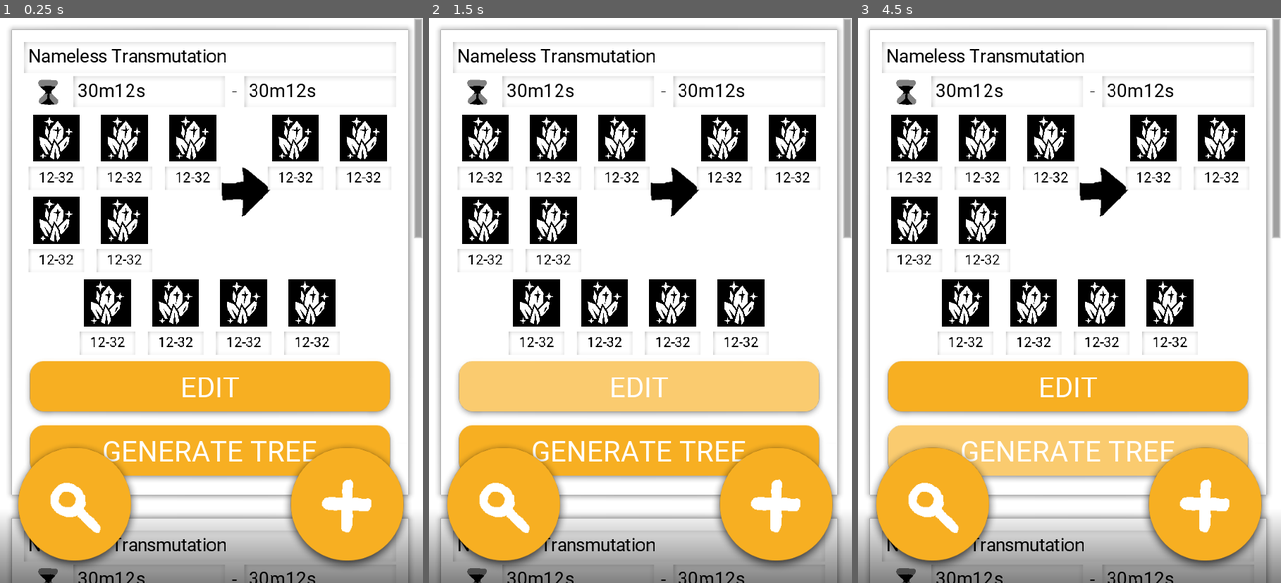
Above: before the commit, frames 1-3 (left to right).
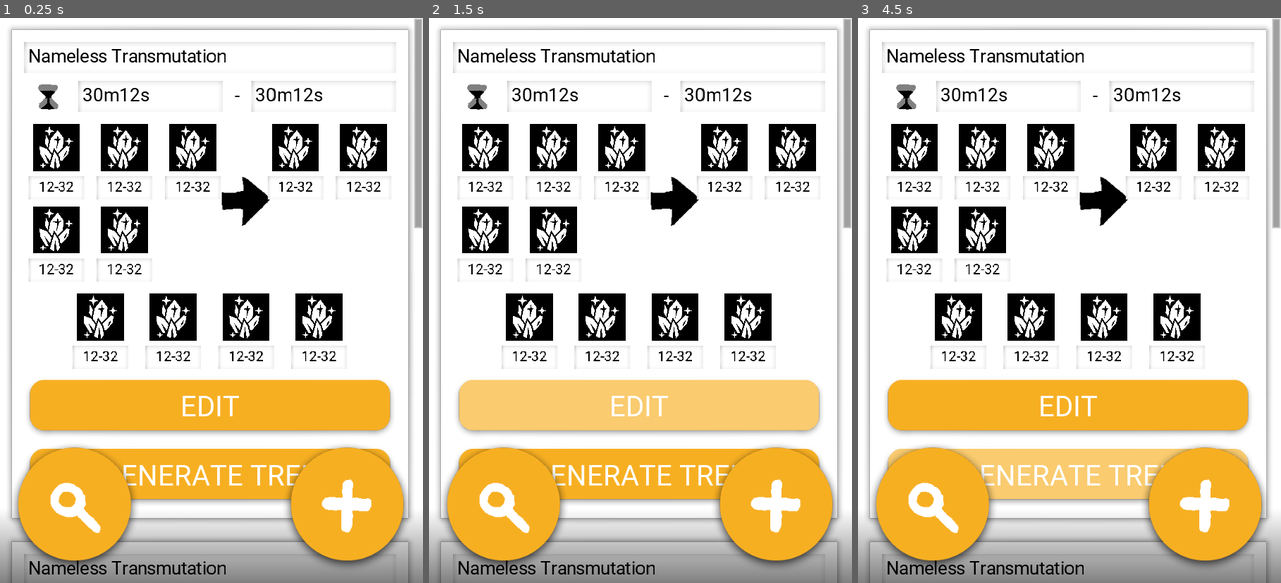
Above: after the commit, the same moments.

Repository: don-tnowe/craftcrafter
Game: Godot game, scene res://layout/screens/transmutation_list.tscn
The game is run twice, just before and just after one commit, with the same random seed, the same clock (stepped at 60 frames per second) and the same inputs. This scene is started directly instead of the project's main scene.
Inputs (mouse positions are in pixels of both pictures, inside the frame that each line leads up to):
- Up to frame 1 (0.25 s): no input
- Up to frame 2 (1.5 s): click "GENERATE TREE" at 0.5 s; click "EDIT" at 1.25 s
- Up to frame 3 (4.5 s): click (1204, 509) at 2 s; click (934, 509) at 2.75 s; click "EDIT" at 3.5 s; click "GENERATE TREE" at 4.25 s

The runs differ from the first frame. In frame 1, 22% of the frame differs, in the area x 2-100%, y 10-100%; in frame 2, 23%; in frame 3, 23%.

Commit message:
Make Transmutation Edit panel mockup layout

Diff:
--- /dev/null
+++ b/layout/elements/edit_transmutation_entity.tscn
@@ -0,0 +1,92 @@
+[gd_scene load_steps=3 format=2]
+
+[ext_resource path="res://layout/elements/entity_icon.tscn" type="PackedScene" id=1]
+[ext_resource path="res://styles/icons/remove.tres" type="Texture" id=2]
+
+[node name="control" type="MarginContainer"]
+anchor_right = 1.0
+anchor_bottom = 1.0
+margin_bottom = -880.0
+
+[node name="panel" type="Panel" parent="."]
+margin_left = 20.0
+margin_top = 20.0
+margin_right = 700.0
+margin_bottom = 156.0
+
+[node name="margin_container" type="MarginContainer" parent="."]
+margin_left = 20.0
+margin_top = 20.0
+margin_right = 700.0
+margin_bottom = 156.0
+
+[node name="h_box_container" type="HBoxContainer" parent="margin_container"]
+margin_left = 20.0
+margin_top = 20.0
+margin_right = 660.0
+margin_bottom = 116.0
+
+[node name="icon" parent="margin_container/h_box_container" instance=ExtResource( 1 )]
+margin_right = 96.0
+margin_bottom = 96.0
+rect_min_size = Vector2( 96, 96 )
+
+[node name="control" type="Control" parent="margin_container/h_box_container"]
+margin_left = 108.0
+margin_right = 640.0
+margin_bottom = 96.0
+size_flags_horizontal = 3
+
+[node name="label" type="Label" parent="margin_container/h_box_container/control"]
+anchor_right = 1.0
+margin_left = 4.0
+margin_right = -56.0
+margin_bottom = 40.0
+text = "Nameless Item"
+clip_text = true
+
+[node name="tool_button" type="ToolButton" parent="margin_container/h_box_container/control"]
+self_modulate = Color( 0, 0, 0, 1 )
+anchor_left = 1.0
+anchor_right = 1.0
+margin_left = -48.0
+margin_top = -16.0
+margin_right = 16.0
+margin_bottom = 48.0
+icon = ExtResource( 2 )
+expand_icon = true
+
+[node name="h_box_container" type="HBoxContainer" parent="margin_container/h_box_container/control"]
+anchor_top = 1.0
+anchor_right = 1.0
+anchor_bottom = 1.0
+margin_top = -54.0
+
+[node name="min" type="LineEdit" parent="margin_container/h_box_container/control/h_box_container"]
+margin_right = 241.0
+margin_bottom = 54.0
+mouse_filter = 1
+size_flags_horizontal = 3
+text = "10"
+editable = false
+caret_blink = true
+caret_blink_speed = 0.5
+
+[node name="label2" type="Label" parent="margin_container/h_box_container/control/h_box_container"]
+margin_left = 253.0
+margin_top = 8.0
+margin_right = 278.0
+margin_bottom = 46.0
+mouse_filter = 1
+text = " - "
+
+[node name="max" type="LineEdit" parent="margin_container/h_box_container/control/h_box_container"]
+margin_left = 290.0
+margin_right = 532.0
+margin_bottom = 54.0
+mouse_filter = 1
+size_flags_horizontal = 3
+text = "10"
+editable = false
+caret_blink = true
+caret_blink_speed = 0.5
--- /dev/null
+++ b/layout/elements/edit_transmutation_list.tscn
@@ -0,0 +1,76 @@
+[gd_scene load_steps=4 format=2]
+
+[ext_resource path="res://styles/themes/stylebox_panel.tres" type="StyleBox" id=1]
+[ext_resource path="res://styles/fonts/title.tres" type="DynamicFont" id=2]
+[ext_resource path="res://layout/elements/edit_transmutation_entity.tscn" type="PackedScene" id=3]
+
+[node name="list" type="MarginContainer"]
+margin_right = 720.0
+margin_bottom = 785.0
+
+[node name="panel" type="Panel" parent="."]
+margin_left = 20.0
+margin_top = 20.0
+margin_right = 700.0
+margin_bottom = 765.0
+custom_styles/panel = ExtResource( 1 )
+
+[node name="v_box_container" type="VBoxContainer" parent="."]
+margin_left = 20.0
+margin_top = 20.0
+margin_right = 700.0
+margin_bottom = 765.0
+custom_constants/separation = 0
+
+[node name="color_rect" type="ColorRect" parent="v_box_container"]
+margin_right = 680.0
+margin_bottom = 96.0
+rect_min_size = Vector2( 0, 96 )
+color = Color( 0.968627, 0.686275, 0.133333, 1 )
+
+[node name="label" type="Label" parent="v_box_container/color_rect"]
+anchor_right = 1.0
+anchor_bottom = 1.0
+custom_colors/font_color = Color( 1, 1, 1, 1 )
+custom_fonts/font = ExtResource( 2 )
+text = "Consumed"
+align = 1
+valign = 1
+
+[node name="list" type="VBoxContainer" parent="v_box_container"]
+margin_top = 96.0
+margin_right = 680.0
+margin_bottom = 592.0
+custom_constants/separation = -16
+
+[node name="control" parent="v_box_container/list" instance=ExtResource( 3 )]
+anchor_right = 0.0
+anchor_bottom = 0.0
+margin_right = 680.0
+margin_bottom = 176.0
+
+[node name="control2" parent="v_box_container/list" instance=ExtResource( 3 )]
+anchor_right = 0.0
+anchor_bottom = 0.0
+margin_top = 160.0
+margin_right = 680.0
+margin_bottom = 336.0
+
+[node name="control3" parent="v_box_container/list" instance=ExtResource( 3 )]
+anchor_right = 0.0
+anchor_bottom = 0.0
+margin_top = 320.0
+margin_right = 680.0
+margin_bottom = 496.0
+
+[node name="margin_container" type="MarginContainer" parent="v_box_container"]
+margin_top = 592.0
+margin_right = 680.0
+margin_bottom = 718.0
+
+[node name="button" type="Button" parent="v_box_container/margin_container"]
+margin_left = 20.0
+margin_top = 20.0
+margin_right = 660.0
+margin_bottom = 106.0
+text = "ADD ITEM"
--- /dev/null
+++ b/layout/elements/meta_edit.tscn
@@ -0,0 +1,103 @@
+[gd_scene load_steps=3 format=2]
+
+[ext_resource path="res://styles/themes/stylebox_panel.tres" type="StyleBox" id=1]
+[ext_resource path="res://styles/fonts/title.tres" type="DynamicFont" id=2]
+
+[node name="info" type="MarginContainer"]
+anchor_right = 1.0
+margin_bottom = 876.0
+
+[node name="panel" type="Panel" parent="."]
+margin_left = 20.0
+margin_top = 20.0
+margin_right = 700.0
+margin_bottom = 856.0
+custom_styles/panel = ExtResource( 1 )
+
+[node name="v_box_container" type="VBoxContainer" parent="."]
+margin_left = 20.0
+margin_top = 20.0
+margin_right = 700.0
+margin_bottom = 856.0
+custom_constants/separation = 0
+
+[node name="color_rect" type="ColorRect" parent="v_box_container"]
+margin_right = 680.0
+margin_bottom = 96.0
+rect_min_size = Vector2( 0, 96 )
+color = Color( 0.0901961, 0.117647, 0.403922, 1 )
+
+[node name="label" type="Label" parent="v_box_container/color_rect"]
+anchor_right = 1.0
+anchor_bottom = 1.0
+custom_colors/font_color = Color( 1, 1, 1, 1 )
+custom_fonts/font = ExtResource( 2 )
+text = "Additional Information"
+align = 1
+valign = 1
+
+[node name="margin_container" type="MarginContainer" parent="v_box_container"]
+margin_top = 96.0
+margin_right = 680.0
+margin_bottom = 378.0
+
+[node name="v_box_container" type="VBoxContainer" parent="v_box_container/margin_container"]
+margin_left = 20.0
+margin_top = 20.0
+margin_right = 660.0
+margin_bottom = 262.0
+
+[node name="label" type="Label" parent="v_box_container/margin_container/v_box_container"]
+margin_right = 640.0
+margin_bottom = 38.0
+text = "Description"
+
+[node name="text_edit" type="TextEdit" parent="v_box_container/margin_container/v_box_container"]
+margin_top = 50.0
+margin_right = 640.0
+margin_bottom = 242.0
+rect_min_size = Vector2( 0, 192 )
+
+[node name="margin_container2" type="MarginContainer" parent="v_box_container"]
+margin_top = 378.0
+margin_right = 680.0
+margin_bottom = 660.0
+
+[node name="v_box_container" type="VBoxContainer" parent="v_box_container/margin_container2"]
+margin_left = 20.0
+margin_top = 20.0
+margin_right = 660.0
+margin_bottom = 262.0
+
+[node name="label" type="Label" parent="v_box_container/margin_container2/v_box_container"]
+margin_right = 640.0
+margin_bottom = 38.0
+text = "Developer Notes"
+
+[node name="text_edit" type="TextEdit" parent="v_box_container/margin_container2/v_box_container"]
+margin_top = 50.0
+margin_right = 640.0
+margin_bottom = 242.0
+rect_min_size = Vector2( 0, 192 )
+
+[node name="delete" type="MarginContainer" parent="v_box_container"]
+margin_top = 660.0
+margin_right = 680.0
+margin_bottom = 836.0
+
+[node name="v_box_container" type="VBoxContainer" parent="v_box_container/delete"]
+margin_left = 20.0
+margin_top = 20.0
+margin_right = 660.0
+margin_bottom = 156.0
+
+[node name="label" type="Label" parent="v_box_container/delete/v_box_container"]
+margin_right = 640.0
+margin_bottom = 38.0
+text = "Danger Zone"
+
+[node name="button" type="Button" parent="v_box_container/delete/v_box_container"]
+margin_top = 50.0
+margin_right = 640.0
+margin_bottom = 136.0
+text = "DELETE"
--- /dev/null
+++ b/layout/screens/edit_transmutation.tscn
@@ -0,0 +1,206 @@
+[gd_scene load_steps=6 format=2]
+
+[ext_resource path="res://styles/themes/default_theme.tres" type="Theme" id=1]
+[ext_resource path="res://layout/elements/edit_transmutation_list.tscn" type="PackedScene" id=2]
+[ext_resource path="res://styles/themes/stylebox_panel.tres" type="StyleBox" id=3]
+[ext_resource path="res://layout/elements/meta_edit.tscn" type="PackedScene" id=4]
+[ext_resource path="res://styles/icons/time.tres" type="Texture" id=6]
+
+[node name="screen" type="Control"]
+anchor_right = 1.0
+anchor_bottom = 1.0
+theme = ExtResource( 1 )
+
+[node name="v_box_container" type="VBoxContainer" parent="."]
+anchor_right = 1.0
+margin_bottom = 2367.0
+custom_constants/separation = 0
+
+[node name="control" type="Control" parent="v_box_container"]
+margin_right = 720.0
+margin_bottom = 317.0
+rect_min_size = Vector2( 0, 317 )
+
+[node name="consumed" parent="v_box_container" instance=ExtResource( 2 )]
+margin_top = 317.0
+margin_bottom = 1094.0
+
+[node name="panel" parent="v_box_container/consumed" index="0"]
+margin_bottom = 757.0
+
+[node name="v_box_container" parent="v_box_container/consumed" index="1"]
+margin_bottom = 757.0
+
+[node name="color_rect" parent="v_box_container/consumed/v_box_container" index="0"]
+color = Color( 0.968627, 0.329412, 0.133333, 1 )
+
+[node name="margin_container" parent="v_box_container/consumed/v_box_container" index="2"]
+margin_bottom = 737.0
+
+[node name="button" parent="v_box_container/consumed/v_box_container/margin_container" index="0"]
+margin_bottom = 125.0
+
+[node name="produced" parent="v_box_container" instance=ExtResource( 2 )]
+margin_top = 1094.0
+margin_bottom = 1871.0
+
+[node name="panel" parent="v_box_container/produced" index="0"]
+margin_bottom = 757.0
+
+[node name="v_box_container" parent="v_box_container/produced" index="1"]
+margin_bottom = 757.0
+
+[node name="color_rect" parent="v_box_container/produced/v_box_container" index="0"]
+color = Color( 0.945098, 0.843137, 0.176471, 1 )
+
+[node name="label" parent="v_box_container/produced/v_box_container/color_rect" index="0"]
+text = "Produced"
+
+[node name="margin_container" parent="v_box_container/produced/v_box_container" index="2"]
+margin_bottom = 737.0
+
+[node name="button" parent="v_box_container/produced/v_box_container/margin_container" index="0"]
+margin_bottom = 125.0
+
+[node name="catalysts" parent="v_box_container" instance=ExtResource( 2 )]
+margin_top = 1871.0
+margin_bottom = 2648.0
+
+[node name="panel" parent="v_box_container/catalysts" index="0"]
+margin_bottom = 757.0
+
+[node name="v_box_container" parent="v_box_container/catalysts" index="1"]
+margin_bottom = 757.0
+
+[node name="color_rect" parent="v_box_container/catalysts/v_box_container" index="0"]
+color = Color( 0.447059, 0.784314, 0.27451, 1 )
+
+[node name="label" parent="v_box_container/catalysts/v_box_container/color_rect" index="0"]
+text = "Requirements"
+
+[node name="margin_container" parent="v_box_container/catalysts/v_box_container" index="2"]
+margin_bottom = 737.0
+
+[node name="button" parent="v_box_container/catalysts/v_box_container/margin_container" index="0"]
+margin_bottom = 125.0
+
+[node name="meta" parent="v_box_container" instance=ExtResource( 4 )]
+anchor_right = 0.0
+margin_top = 2648.0
+margin_right = 720.0
+margin_bottom = 3543.0
+
+[node name="pinned" type="MarginContainer" parent="."]
+anchor_right = 1.0
+anchor_bottom = 1.0
+margin_bottom = -699.0
+
+[node name="panel" type="Panel" parent="pinned"]
+margin_left = 20.0
+margin_top = 20.0
+margin_right = 700.0
+margin_bottom = 297.0
+custom_styles/panel = ExtResource( 3 )
+
+[node name="margin_container" type="MarginContainer" parent="pinned"]
+margin_left = 20.0
+margin_top = 20.0
+margin_right = 700.0
+margin_bottom = 297.0
+
+[node name="v_box_container" type="VBoxContainer" parent="pinned/margin_container"]
+margin_left = 20.0
+margin_top = 20.0
+margin_right = 660.0
+margin_bottom = 257.0
+
+[node name="name" type="LineEdit" parent="pinned/margin_container/v_box_container"]
+margin_right = 640.0
+margin_bottom = 54.0
+mouse_filter = 1
+text = "Nameless Transmutation"
+caret_blink = true
+caret_blink_speed = 0.5
+__meta__ = {
+"_edit_lock_": true
+}
+
+[node name="time_spent" type="HBoxContainer" parent="pinned/margin_container/v_box_container"]
+margin_top = 66.0
+margin_right = 640.0
+margin_bottom = 120.0
+__meta__ = {
+"_edit_lock_": true
+}
+
+[node name="icon" type="Control" parent="pinned/margin_container/v_box_container/time_spent"]
+margin_right = 80.0
+margin_bottom = 54.0
+rect_min_size = Vector2( 80, 0 )
+mouse_filter = 1
+__meta__ = {
+"_edit_lock_": true
+}
+
+[node name="icon" type="TextureRect" parent="pinned/margin_container/v_box_container/time_spent/icon"]
+self_modulate = Color( 0, 0, 0, 1 )
+anchor_left = 0.5
+anchor_top = 0.5
+anchor_right = 0.5
+anchor_bottom = 0.5
+rect_scale = Vector2( 0.5, 0.5 )
+texture = ExtResource( 6 )
+expand = true
+stretch_mode = 4
+__meta__ = {
+"_edit_lock_": true
+}
+
+[node name="min" type="LineEdit" parent="pinned/margin_container/v_box_container/time_spent"]
+margin_left = 92.0
+margin_right = 341.0
+margin_bottom = 54.0
+mouse_filter = 1
+size_flags_horizontal = 3
+text = "30m12s"
+editable = false
+caret_blink = true
+caret_blink_speed = 0.5
+__meta__ = {
+"_edit_lock_": true
+}
+
+[node name="label" type="Label" parent="pinned/margin_container/v_box_container/time_spent"]
+margin_left = 353.0
+margin_top = 8.0
+margin_right = 378.0
+margin_bottom = 46.0
+mouse_filter = 1
+text = " - "
+__meta__ = {
+"_edit_lock_": true
+}
+
+[node name="max" type="LineEdit" parent="pinned/margin_container/v_box_container/time_spent"]
+margin_left = 390.0
+margin_right = 640.0
+margin_bottom = 54.0
+mouse_filter = 1
+size_flags_horizontal = 3
+text = "30m12s"
+editable = false
+caret_blink = true
+caret_blink_speed = 0.5
+__meta__ = {
+"_edit_lock_": true
+}
+
+[node name="button" type="Button" parent="pinned/margin_container/v_box_container"]
+margin_top = 132.0
+margin_right = 640.0
+margin_bottom = 237.0
+text = "GENERATE TREE"
+
+[editable path="v_box_container/consumed"]
+[editable path="v_box_container/produced"]
+[editable path="v_box_container/catalysts"]
--- a/styles/themes/default_theme.tres
+++ b/styles/themes/default_theme.tres
@@ -102,7 +102,7 @@
 Button/styles/hover = SubResource( 16 )
 Button/styles/normal = SubResource( 26 )
 Button/styles/pressed = SubResource( 24 )
-HBoxContainer/constants/separation = 4
+HBoxContainer/constants/separation = 12
 HScrollBar/styles/grabber = SubResource( 25 )
 HScrollBar/styles/grabber_highlight = SubResource( 25 )
 HScrollBar/styles/grabber_pressed = SubResource( 25 )
@@ -121,6 +121,7 @@
 MarginContainer/constants/margin_right = 20
 MarginContainer/constants/margin_top = 20
 Panel/styles/panel = ExtResource( 3 )
+TextEdit/colors/font_color = Color( 0, 0, 0, 1 )
 TextEdit/styles/focus = ExtResource( 4 )
 TextEdit/styles/normal = ExtResource( 4 )
 TextEdit/styles/read_only = ExtResource( 4 )
@@ -128,7 +129,7 @@
 ToolButton/colors/font_color_disabled = Color( 1, 1, 1, 0.247059 )
 ToolButton/colors/font_color_pressed = Color( 1, 1, 1, 0.74902 )
 ToolButton/styles/normal = SubResource( 18 )
-VBoxContainer/constants/separation = 4
+VBoxContainer/constants/separation = 12
 VScrollBar/styles/grabber = SubResource( 3 )
 VScrollBar/styles/grabber_highlight = SubResource( 3 )
 VScrollBar/styles/grabber_pressed = SubResource( 3 )
